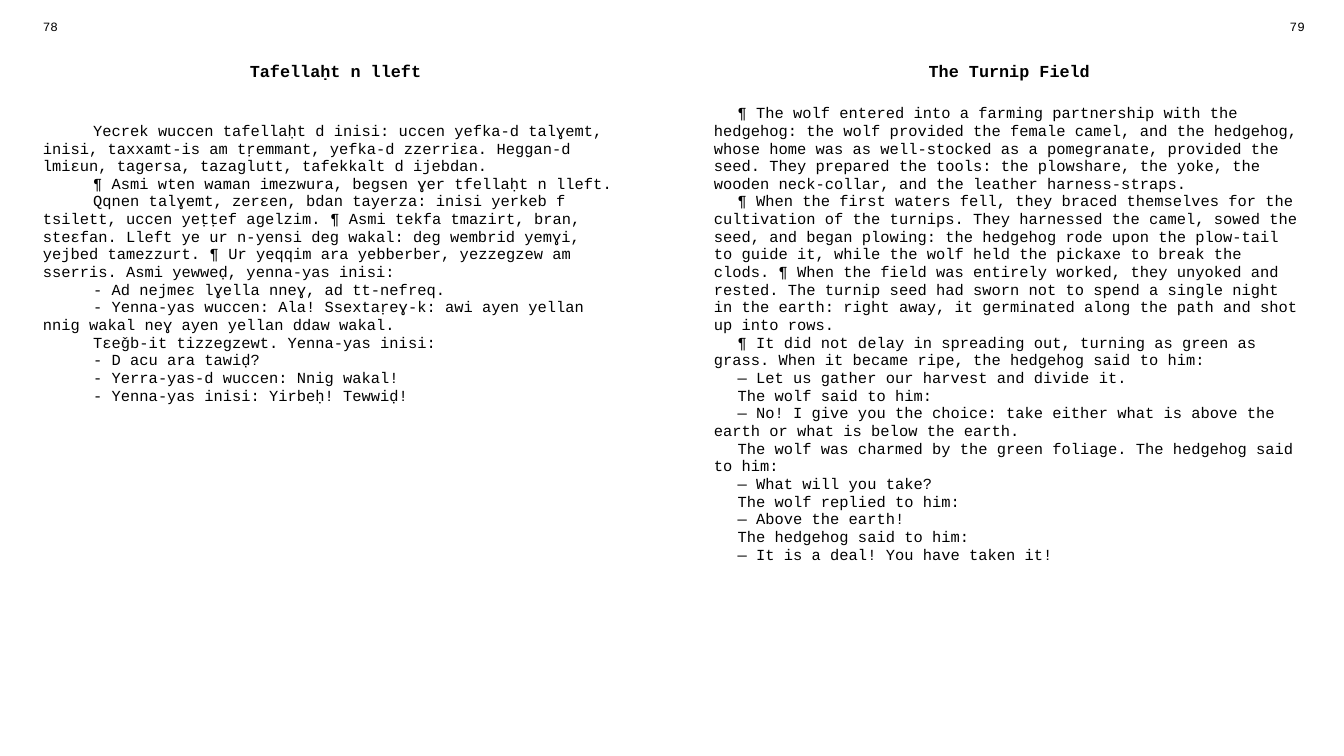
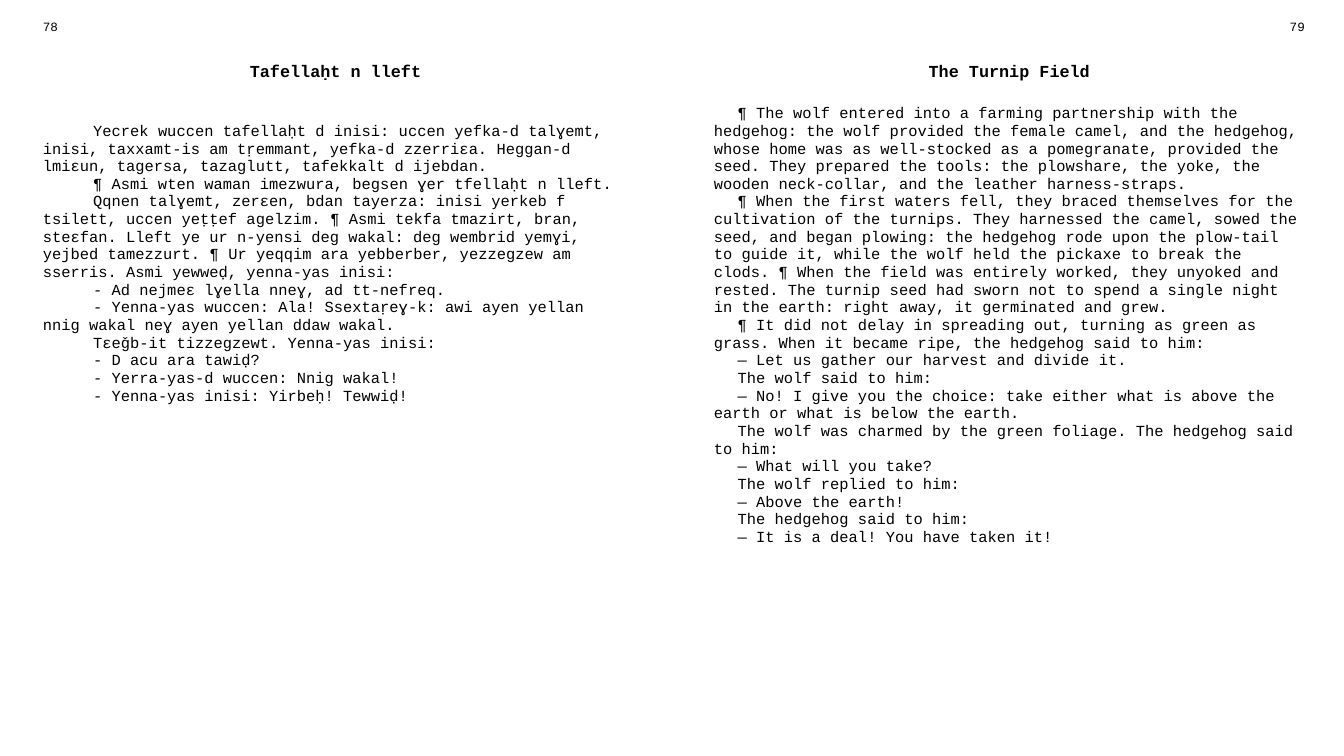
Before and after one commit to sferhah/tamacahut_n_wuccen, a slide deck: slide 35 of Uccen.ConsoleApp/uccen.eng.pptx. Drawn at 1344x756 pixels with LibreOffice and Linux fonts; fonts in the diff are those of the drawing. Boxes give left, top, right and bottom in pixels: in the first picture for what was removed or moved away, otherwise in the second. Text is boxed around its words. In the diff, an @@ line names an element or a change of style, - is before the commit and + after.

```diff
--- a/Uccen.ConsoleApp/uccen.eng.pptx
+++ b/Uccen.ConsoleApp/uccen.eng.pptx
@@ table at bbox=[32, 16, 1315, 729] @@
-row 3, column 3: ¶ The wolf entered into a farming partnership with the hedgehog: the wolf provided the female camel, and the hedgehog, whose home was as well-stocked as a pomegranate, provided the seed. They prepared the tools: the plowshare, the yoke, the wooden neck-collar, and the leather harness-straps. / ¶ When the first waters fell, they braced themselves for the cultivation of the turnips. They harnessed the camel, sowed the seed, and began plowing: the hedgehog rode upon the plow-tail to guide it, while the wolf held the pickaxe to break the clods. ¶ When the field was entirely worked, they unyoked and rested. The turnip seed had sworn not to spend a single night in the earth: right away, it germinated along the path and shot up into rows. / ¶ It did not delay in spreading out, turning as green as grass. When it became ripe, the hedgehog said to him: / — Let us gather our harvest and divide it. / The wolf said to him: / — No! I give you the choice: take either what is above the earth or what is below the earth. / The wolf was charmed by the green foliage. The hedgehog said to him: / — What will you take? / The wolf replied to him: / — Above the earth! / The hedgehog said to him: / — It is a deal! You have taken it!
+row 3, column 3: ¶ The wolf entered into a farming partnership with the hedgehog: the wolf provided the female camel, and the hedgehog, whose home was as well-stocked as a pomegranate, provided the seed. They prepared the tools: the plowshare, the yoke, the wooden neck-collar, and the leather harness-straps. / ¶ When the first waters fell, they braced themselves for the cultivation of the turnips. They harnessed the camel, sowed the seed, and began plowing: the hedgehog rode upon the plow-tail to guide it, while the wolf held the pickaxe to break the clods. ¶ When the field was entirely worked, they unyoked and rested. The turnip seed had sworn not to spend a single night in the earth: right away, it germinated and grew. / ¶ It did not delay in spreading out, turning as green as grass. When it became ripe, the hedgehog said to him: / — Let us gather our harvest and divide it. / The wolf said to him: / — No! I give you the choice: take either what is above the earth or what is below the earth. / The wolf was charmed by the green foliage. The hedgehog said to him: / — What will you take? / The wolf replied to him: / — Above the earth! / The hedgehog said to him: / — It is a deal! You have taken it!
```
Also in this commit, not shown: 3 other files.
